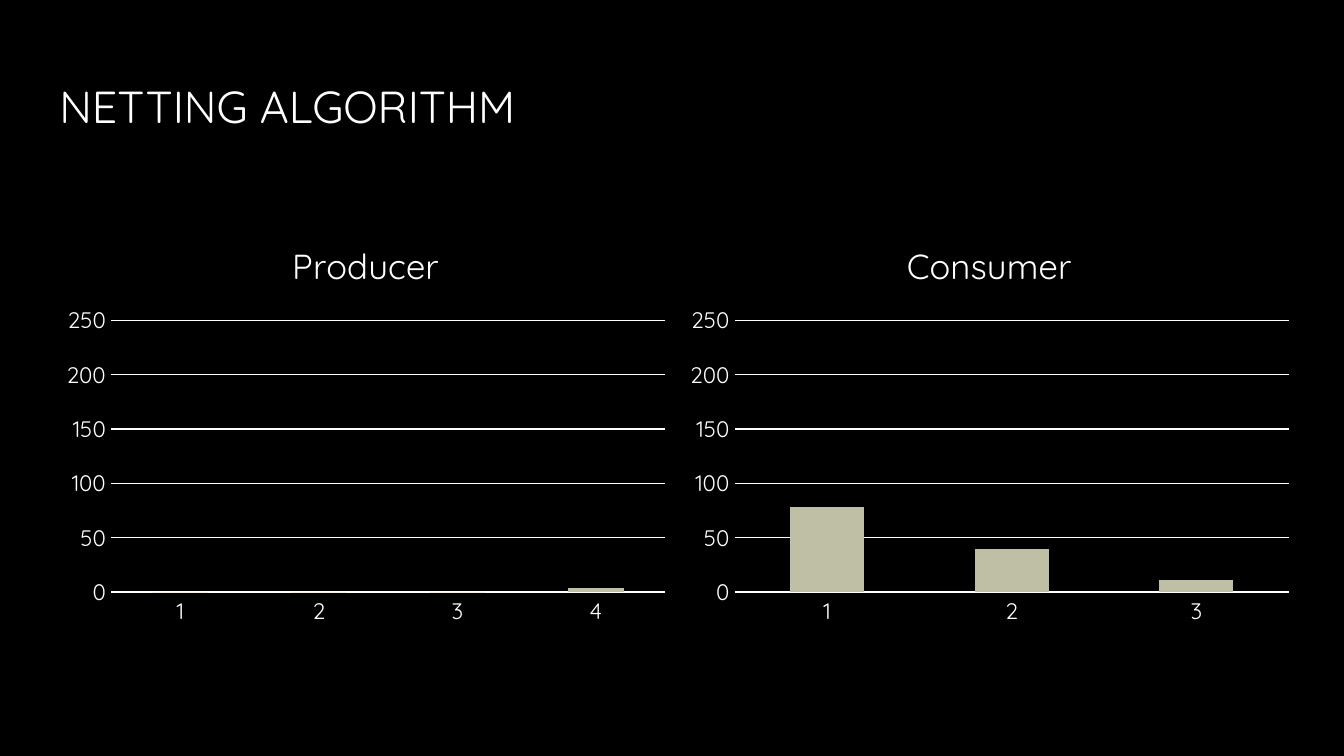
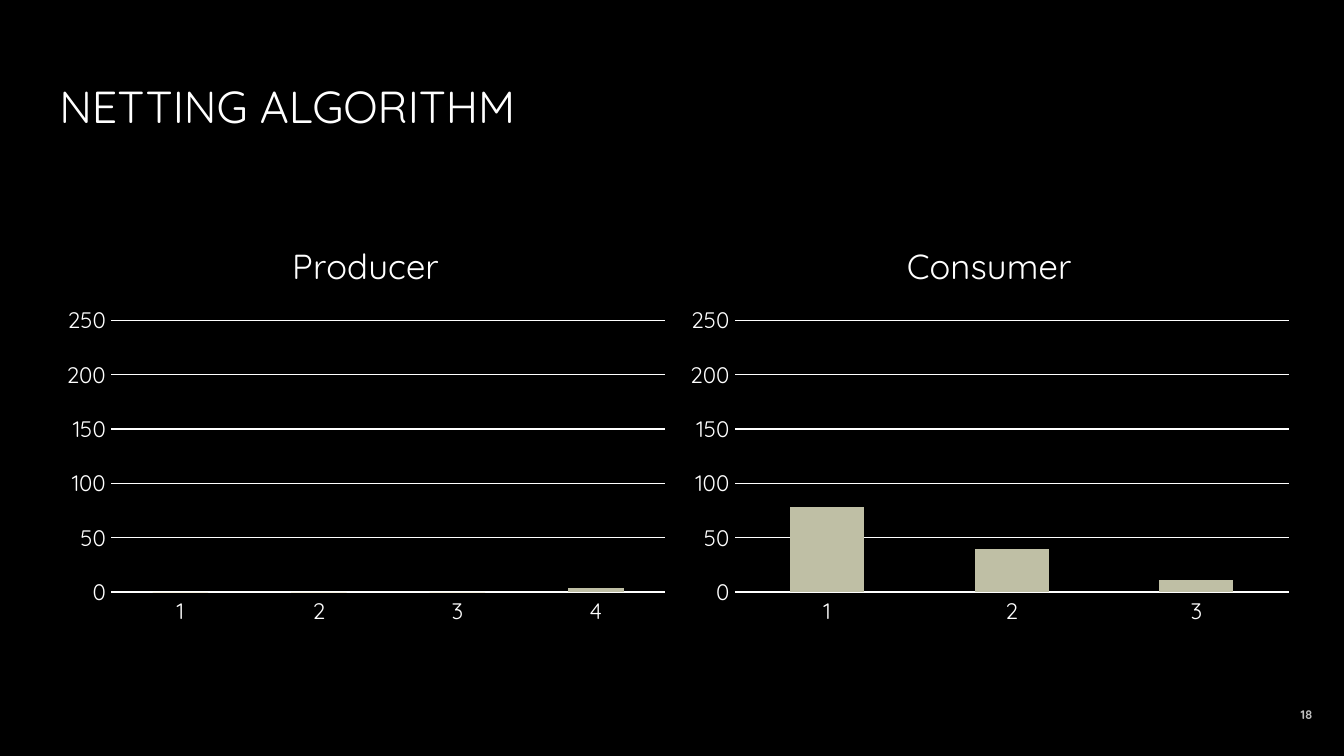
Before and after one commit to JacobEberhardt/decentralized-energy-trading, a slide deck: slide 18 of documentation/Milestone Presentation.pptx. Drawn at 1344x756 pixels with LibreOffice and Linux fonts; fonts in the diff are those of the drawing; background and template pictures are left out. Boxes give left, top, right and bottom in pixels: in the first picture for what was removed or moved away, otherwise in the second. Text is boxed around its words. In the diff, an @@ line names an element or a change of style, - is before the commit and + after.

```diff
--- a/documentation/Milestone Presentation.pptx
+++ b/documentation/Milestone Presentation.pptx
@@ page number added at box(1301, 710, 1313, 719), 6.8 pt, text #BFBFBF, bold @@
+18
```
Also in this commit, not shown: 16 other slides changed, 2 slides added.
